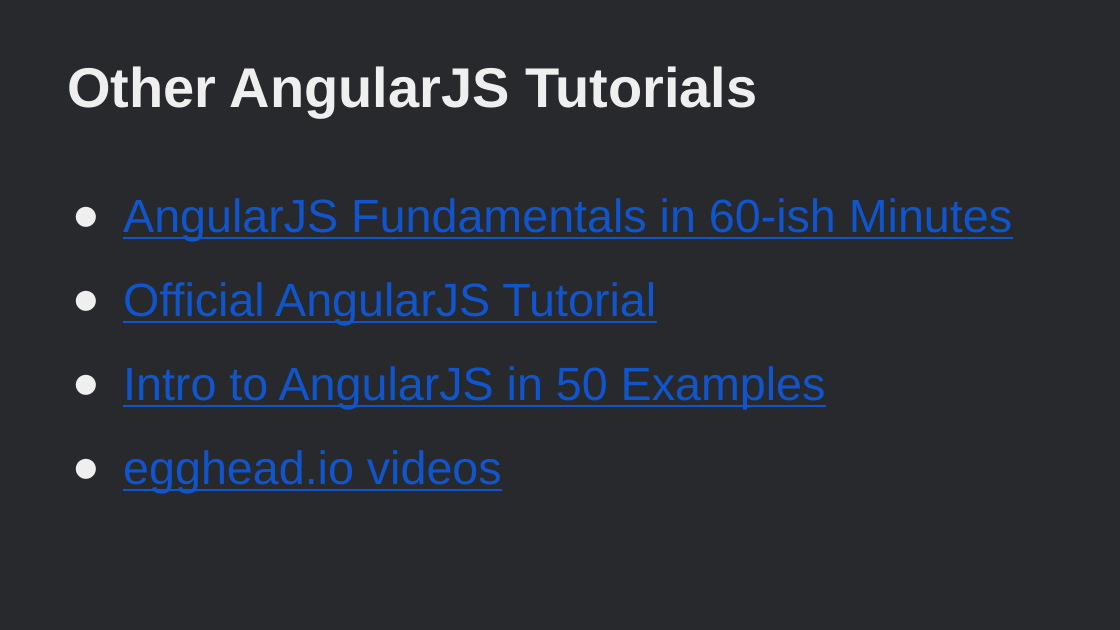
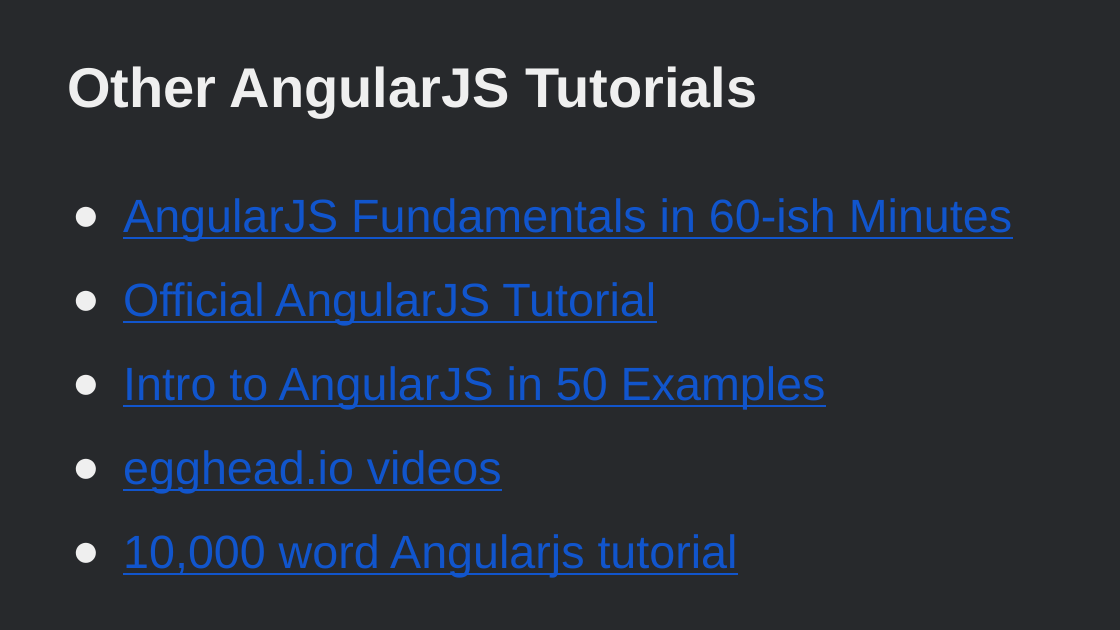
Before and after one commit to shelman/angular-tutorial, a slide deck: slide 15 of AngularJS Tutorial Slides.pptx. Drawn at 1120x630 pixels with LibreOffice and Linux fonts; fonts in the diff are those of the drawing. Boxes give left, top, right and bottom in pixels: in the first picture for what was removed or moved away, otherwise in the second. Text is boxed around its words. In the diff, an @@ line names an element or a change of style, - is before the commit and + after.

Commit message:
Update slides

```diff
--- a/AngularJS Tutorial Slides.pptx
+++ b/AngularJS Tutorial Slides.pptx
@@ text at (123, 534, 738, 578): paragraph added @@
+● 10,000 word Angularjs tutorial
```
Also in this commit, not shown: 2 other slides changed, 1 slide added, 1 slide removed, 7 other files.
